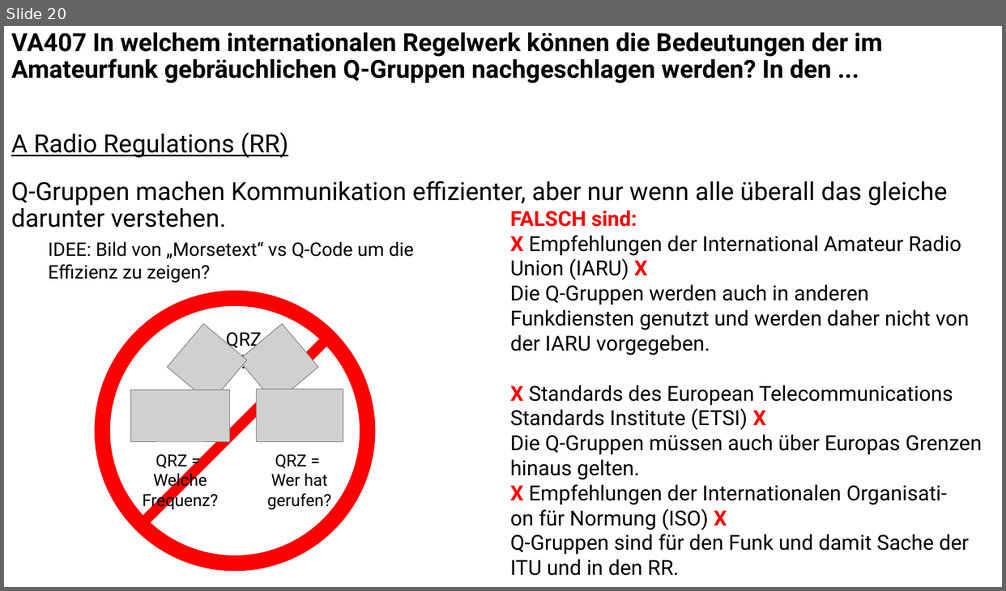
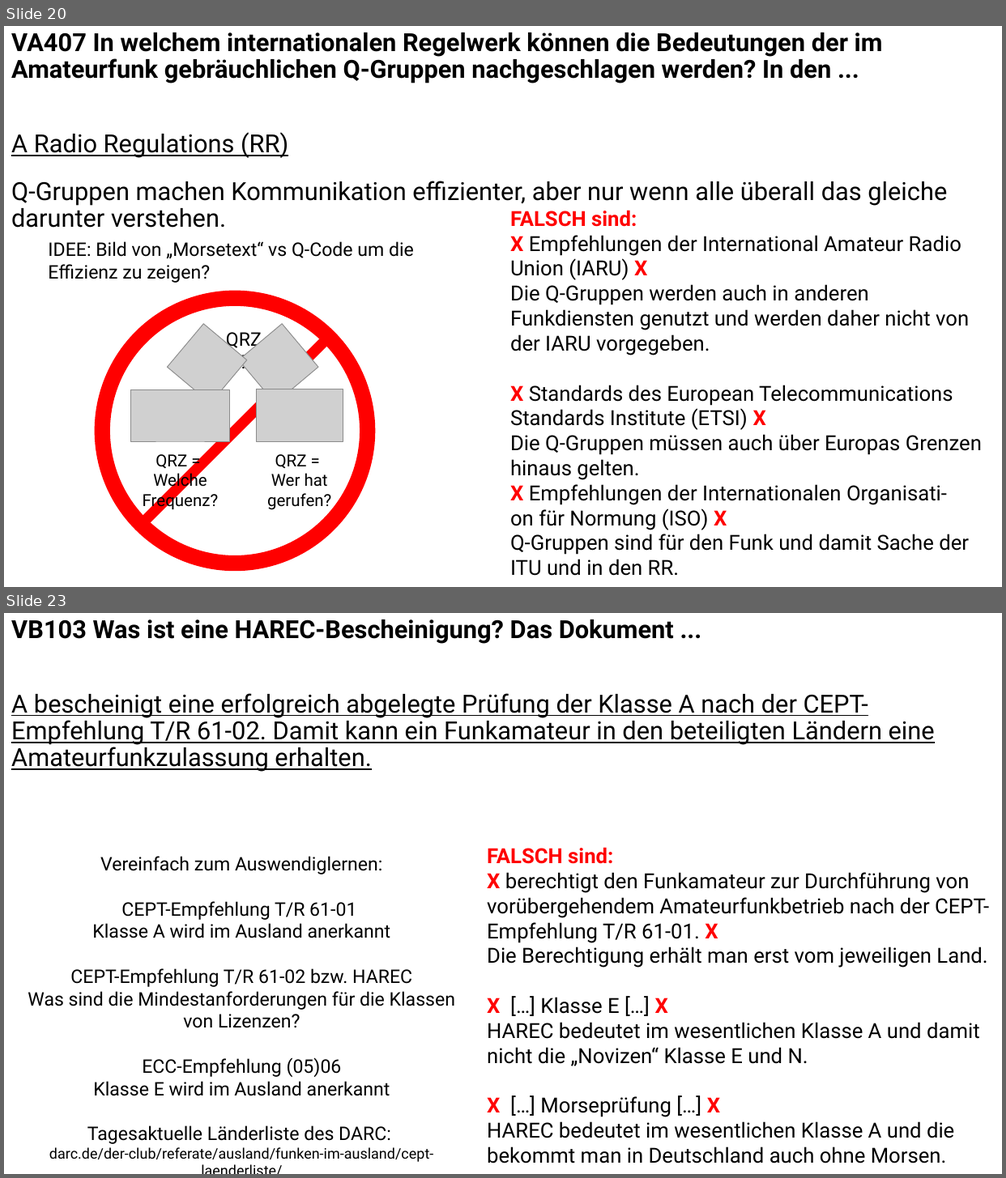
Before and after one commit to Nothinel/Lichtblicke_Amateurfunk, a slide deck: Kenntnisse_von_Vorschriften/Lichtblicke_Kenntnisse_von_Vorschriften.pptx. Shown one above the other, each under a label of ours: slide 20 before the commit, slides 20 and 23 after it; the slides between them are not shown. The pictures are 1006x591 and 1006x1178 pixels, drawn with LibreOffice and Linux fonts; fonts in the diff are those of the drawing; grey boxes stand for pictures. Boxes give left, top, right and bottom in pixels: in the first picture for what was removed or moved away, otherwise in the second. Text is boxed around its words. In the diff, an @@ line names an element or a change of style, - is before the commit and + after.

```diff
--- a/Kenntnisse_von_Vorschriften/Lichtblicke_Kenntnisse_von_Vorschriften.pptx
+++ b/Kenntnisse_von_Vorschriften/Lichtblicke_Kenntnisse_von_Vorschriften.pptx
@@ slide 23 added at [4, 613, 1002, 1174], background #FFFFFF @@
@@ text added at [11, 619, 935, 772], 24 pt, text #000000, underline @@
+VB103 Was ist eine HAREC-Bescheinigung? Das Dokument ...
+A bescheinigt eine erfolgreich abgelegte Prüfung der Klasse A nach der CEPT-Empfehlung T/R 61-02. Damit kann ein Funkamateur in den beteiligten Ländern eine Amateurfunkzulassung erhalten.
@@ text added at [487, 847, 989, 1164], 20 pt, text #000000 @@
+FALSCH sind:
+X berechtigt den Funkamateur zur Durchführung von vorübergehendem Amateurfunkbetrieb nach der CEPT-Empfehlung T/R 61-01. X
+Die Berechtigung erhält man erst vom jeweiligen Land.
+X […] Klasse E […] X
+HAREC bedeutet im wesentlichen Klasse A und damit nicht die „Novizen“ Klasse E und N.
+X […] Morseprüfung […] X
+HAREC bedeutet im wesentlichen Klasse A und die bekommt man in Deutschland auch ohne Morsen.
@@ text added at [27, 856, 455, 1162], 18 pt, text #000000 @@
+Vereinfach zum Auswendiglernen:
+CEPT-Empfehlung T/R 61-01
+Klasse A wird im Ausland anerkannt
+CEPT-Empfehlung T/R 61-02 bzw. HAREC
+Was sind die Mindestanforderungen für die Klassen von Lizenzen?
+ECC-Empfehlung (05)06
+Klasse E wird im Ausland anerkannt
+Tagesaktuelle Länderliste des DARC:
+darc.de/der-club/referate/ausland/funken-im-ausland/cept-laenderliste/
```
Also in this commit, not shown: 1 slide changed, 10 other slides added, 2 other files.
